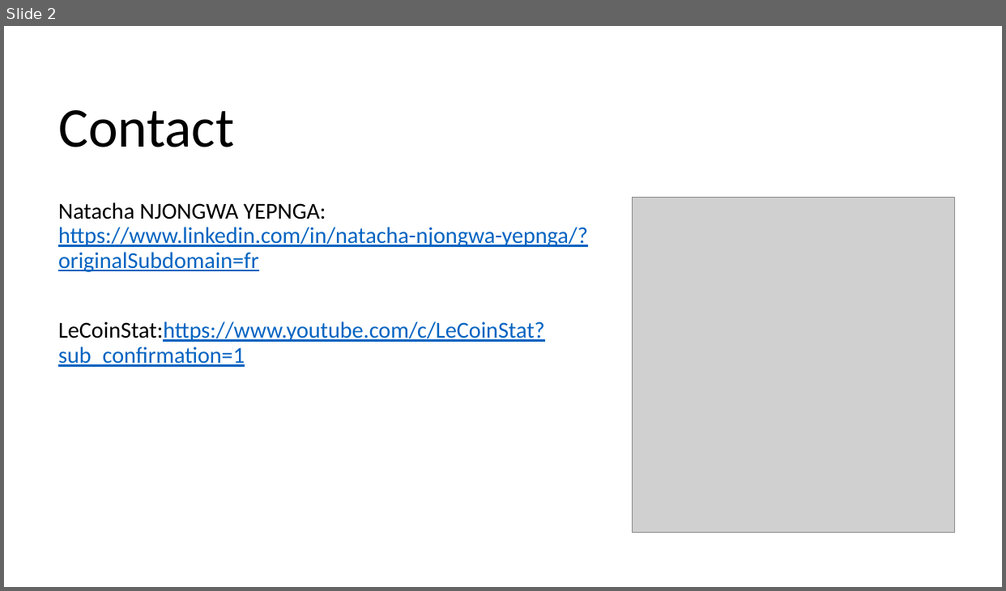
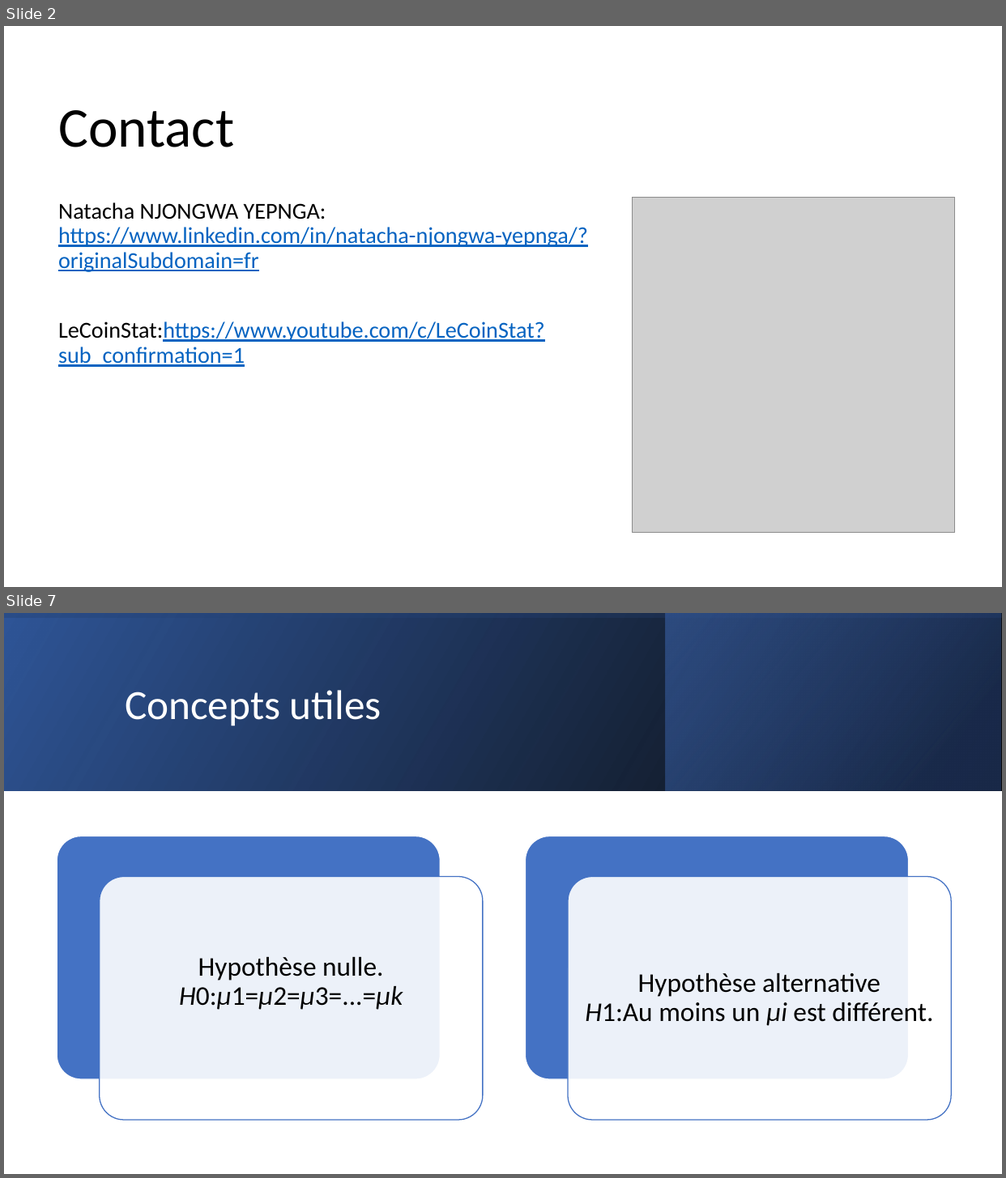
Before and after one commit to LeCoinStat/WAS, a slide deck: WAS20/Présentation1.pptx. Shown one above the other, each under a label of ours: slide 2 before the commit, slides 2 and 7 after it; the slides between them are not shown. The pictures are 1006x591 and 1006x1178 pixels, drawn with LibreOffice and Linux fonts; fonts in the diff are those of the drawing; grey boxes stand for pictures. Boxes give left, top, right and bottom in pixels: in the first picture for what was removed or moved away, otherwise in the second. Text is boxed around its words. In the diff, an @@ line names an element or a change of style, - is before the commit and + after.

```diff
--- a/WAS20/Présentation1.pptx
+++ b/WAS20/Présentation1.pptx
@@ slide 7 added at [4,613,1002,1174], background #FFFFFF @@
@@ rectangle added at [4,613,1002,790], fill gradient #000000 to #2F5597 @@
@@ rectangle added at [4,613,1002,790], fill gradient #2F5597 to #000000 @@
@@ rectangle added at [666,613,1001,790], fill gradient #203864 to #4472C4 @@
@@ title added at [125,690,381,726], 40 pt, text #FFFFFF @@
+Concepts utiles
@@ group added at [57,836,951,1120]: 4 rounded rectangles, 2 texts @@
+Hypothèse nulle. H0:μ1=μ2=μ3=...=μk
+Hypothèse alternative H1:Au moins un μi est différent.
```
Also in this commit, not shown: 16 other slides added, 3 slides removed, 1 other file.
